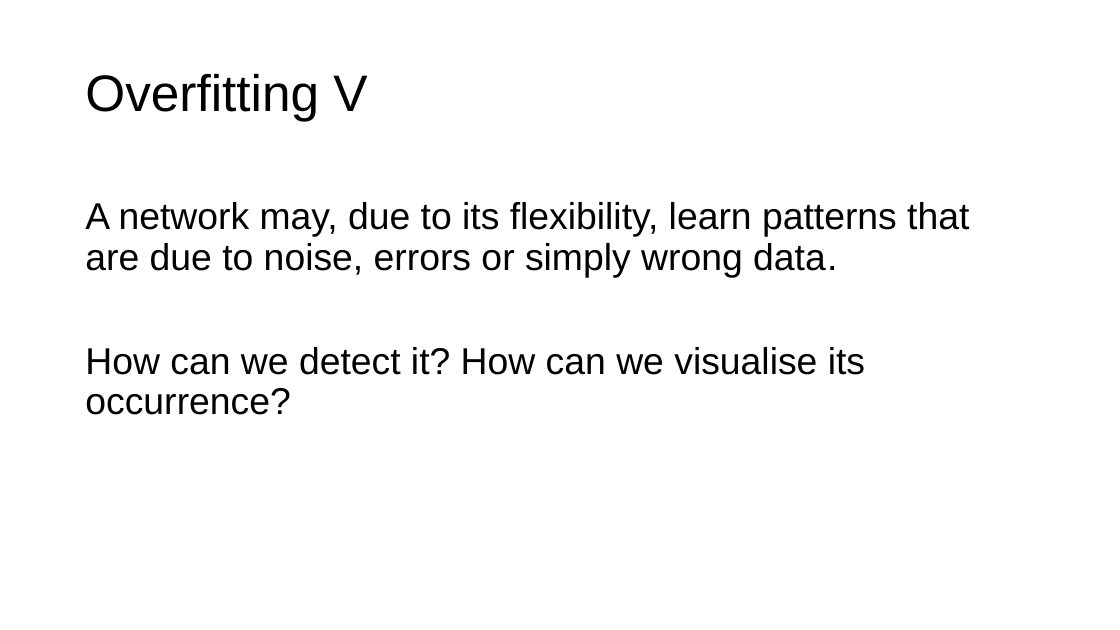
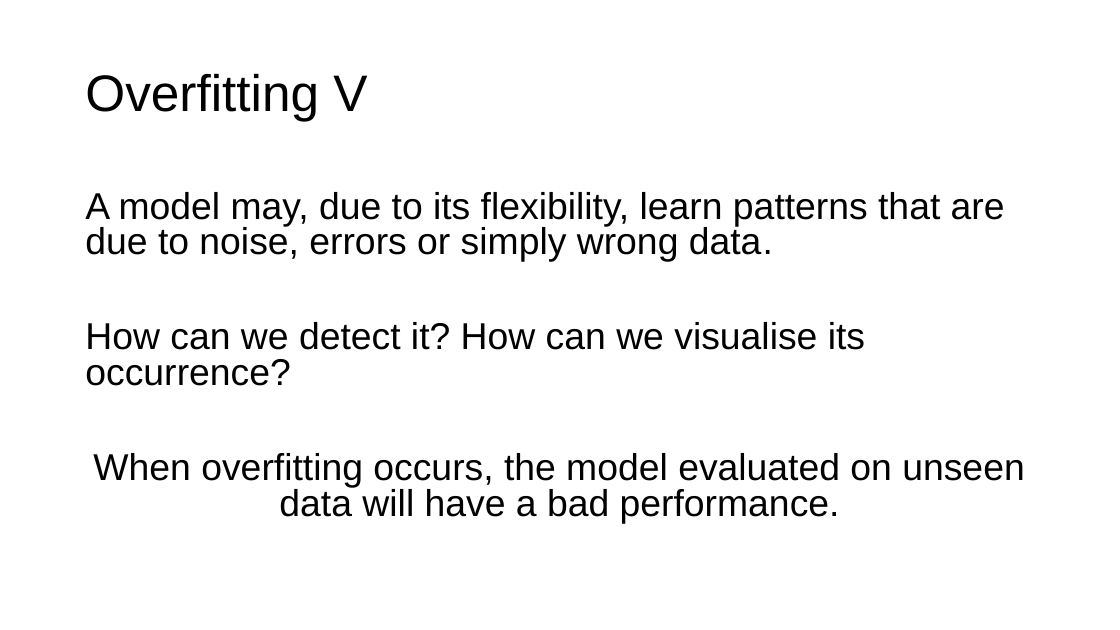
Before and after one commit to toelt-llc/MSCA-ITN-PARENT, a slide deck: slide 7 of DETERMINED2022/Introduction to model validation and unbalanced datasets/DETERMINED2022-toelt-Model_Validation_lecture_michelucci.pptx (slide 8 before the commit). Drawn at 1120x630 pixels with LibreOffice and Linux fonts; fonts in the diff are those of the drawing; background and template pictures are left out. Boxes give left, top, right and bottom in pixels: in the first picture for what was removed or moved away, otherwise in the second. Text is boxed around its words. In the diff, an @@ line names an element or a change of style, - is before the commit and + after.

```diff
--- a/DETERMINED2022/Introduction to model validation and unbalanced datasets/DETERMINED2022-toelt-Model_Validation_lecture_michelucci.pptx
+++ b/DETERMINED2022/Introduction to model validation and unbalanced datasets/DETERMINED2022-toelt-Model_Validation_lecture_michelucci.pptx
@@ text at bbox=[85, 192, 1005, 262]: text changed @@
-A network may, due to its flexibility, learn patterns that are due to noise, errors or simply wrong data.
+A model may, due to its flexibility, learn patterns that are due to noise, errors or simply wrong data.
@@ text at bbox=[85, 322, 865, 386]: line spacing 0.9 to 0.8 @@
@@ text at bbox=[93, 453, 1024, 524]: paragraph added @@
+When overfitting occurs, the model evaluated on unseen data will have a bad performance.
```
Also in this commit, not shown: 5 other slides changed, 4 slides added, 3 slides removed, 3 other files.
